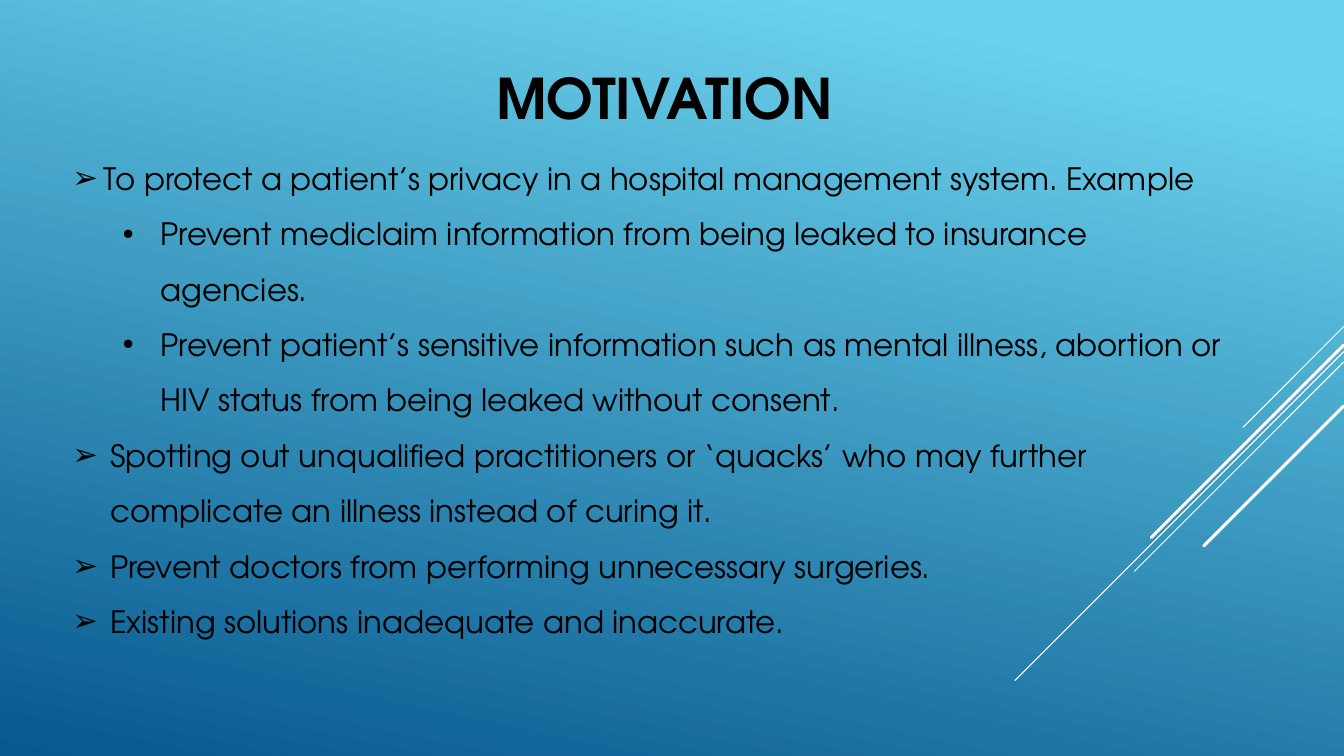
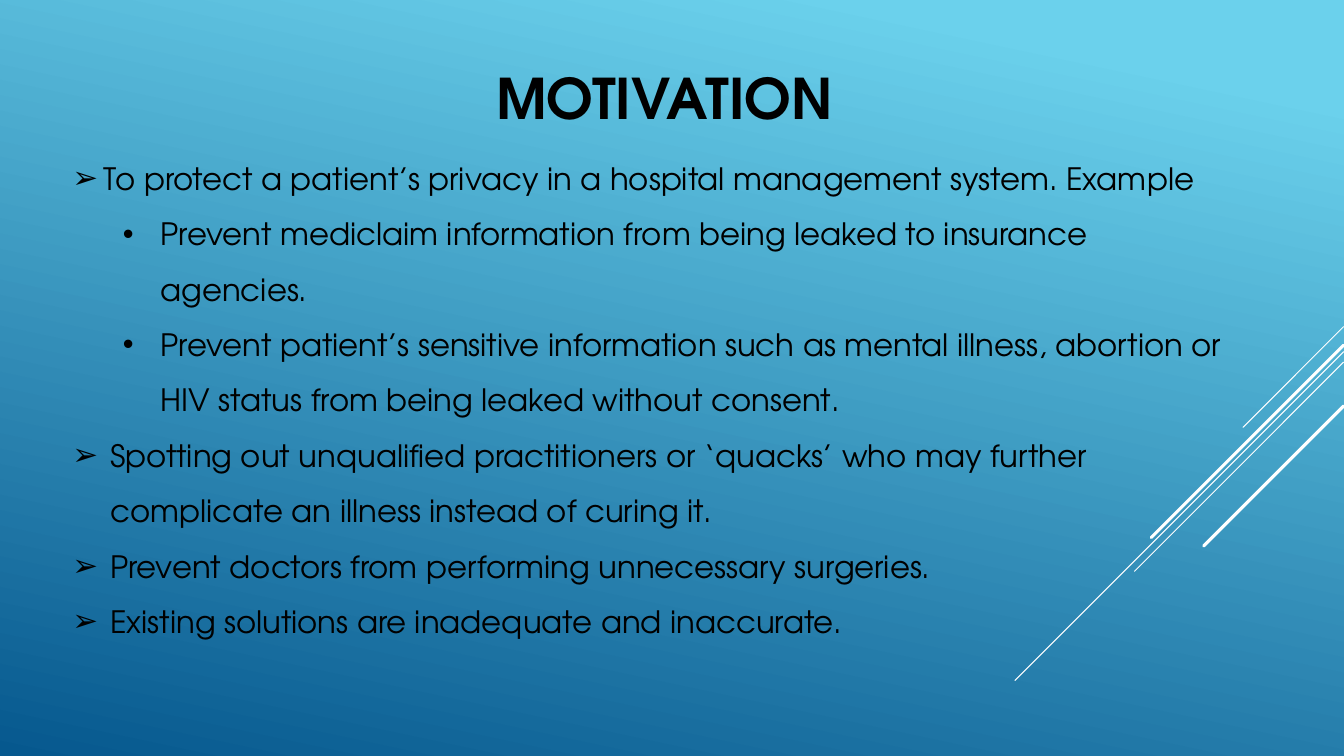
Before and after one commit to dipam7/BE-project-report, a slide deck: slide 2 of DETERMINATION OF GENUINENESS OF A MEDICAL PROFESSIONAL.pptx. Drawn at 1344x756 pixels with LibreOffice and Linux fonts; fonts in the diff are those of the drawing. Boxes give left, top, right and bottom in pixels: in the first picture for what was removed or moved away, otherwise in the second. Text is boxed around its words. In the diff, an @@ line names an element or a change of style, - is before the commit and + after.

```diff
--- a/DETERMINATION OF GENUINENESS OF A MEDICAL PROFESSIONAL.pptx
+++ b/DETERMINATION OF GENUINENESS OF A MEDICAL PROFESSIONAL.pptx
@@ text at box(110, 610, 842, 640): text changed @@
-➢ Existing solutions inadequate and inaccurate.
+➢ Existing solutions are inadequate and inaccurate.
```
Also in this commit, not shown: 1 other slide changed, 1 other file.
